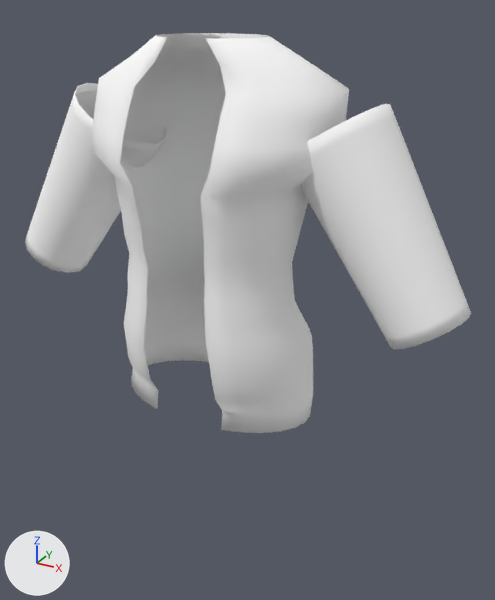
A saved change to the glTF model apps/web/public/models/templates/male/coat.glb.
One viewpoint serves both versions: a 50 mm camera at (0.635, -1.05, 1.576) aimed at (0.05, 0.014, 1.044). The axes (+X, +Y, +Z) are drawn at lower left. The lights are the same throughout. The first picture is the older version. Vertices at exactly the same position are counted once.

In view in the first picture: 'top_outerwear_jacket_male'.
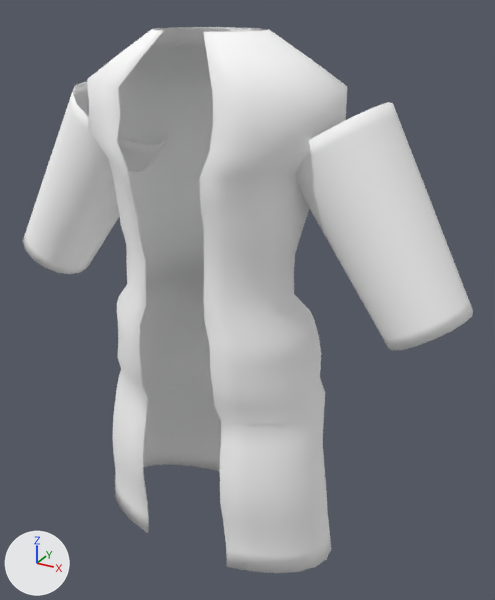
Pixel boxes [x1, y1, x2, y2] of what changed, in the pictures (495 x 600 px; the box of a moved part takes in the faces that stretch with it):
'top_outerwear_jacket_male', reshaped (36% taller): before [25, 33, 471, 433]; after [23, 27, 473, 573]
part 1 of me_top_outerwear_jacket_male, moved or reshaped: before [25, 83, 167, 273]; after [23, 82, 168, 274]
part 2 of me_top_outerwear_jacket_male, moved or reshaped: before [301, 104, 471, 349]; after [296, 102, 473, 351]
part 3 of me_top_outerwear_jacket_male, rebuilt (36% taller): before [91, 33, 349, 433]; after [87, 27, 347, 573]

Diff of the bpy script that builds the scene:
```diff
--- a/apps/web/public/models/templates/male/coat.glb.py
+++ b/apps/web/public/models/templates/male/coat.glb.py
@@ me_top_outerwear_jacket_male @@
 # used by ob_top_outerwear_jacket_male; location = (0.0, 0.0, 0.0)
-me_top_outerwear_jacket_male.from_pydata(...)  # 2076 vertices, 4148 faces; spans x -0.468..0.468, y -0.173..0.133, z 0.84..1.52
+me_top_outerwear_jacket_male.from_pydata(...)  # 2388 vertices, 4772 faces; spans x -0.471..0.471, y -0.175..0.14, z 0.54..1.53
+# me_top_outerwear_jacket_male part 1: the loose piece of 544 vertices spanning x -0.468..-0.138, y -0.087..0.101, z 1.038..1.428 is multiplied about its middle by the matrix ((1.035, -0.001, -0.022), (-0.001, 1.049, -0.002), (-0.022, -0.002, 1.014))
+# me_top_outerwear_jacket_male part 2: the loose piece of 544 vertices spanning x 0.138..0.468, y -0.087..0.101, z 1.038..1.428 is multiplied about its middle by the matrix ((1.035, 0.001, 0.022), (0.001, 1.049, -0.002), (0.022, -0.002, 1.014))
+# me_top_outerwear_jacket_male part 3: the loose piece of 988 vertices spanning x -0.235..0.235, y -0.173..0.133, z 0.84..1.52 is rebuilt with 1300 vertices and now spans x -0.264..0.264, y -0.175..0.14, z 0.54..1.53
 me_top_outerwear_jacket_male.materials.append(mat_top_outerwear_jacket_male_mat)
```
